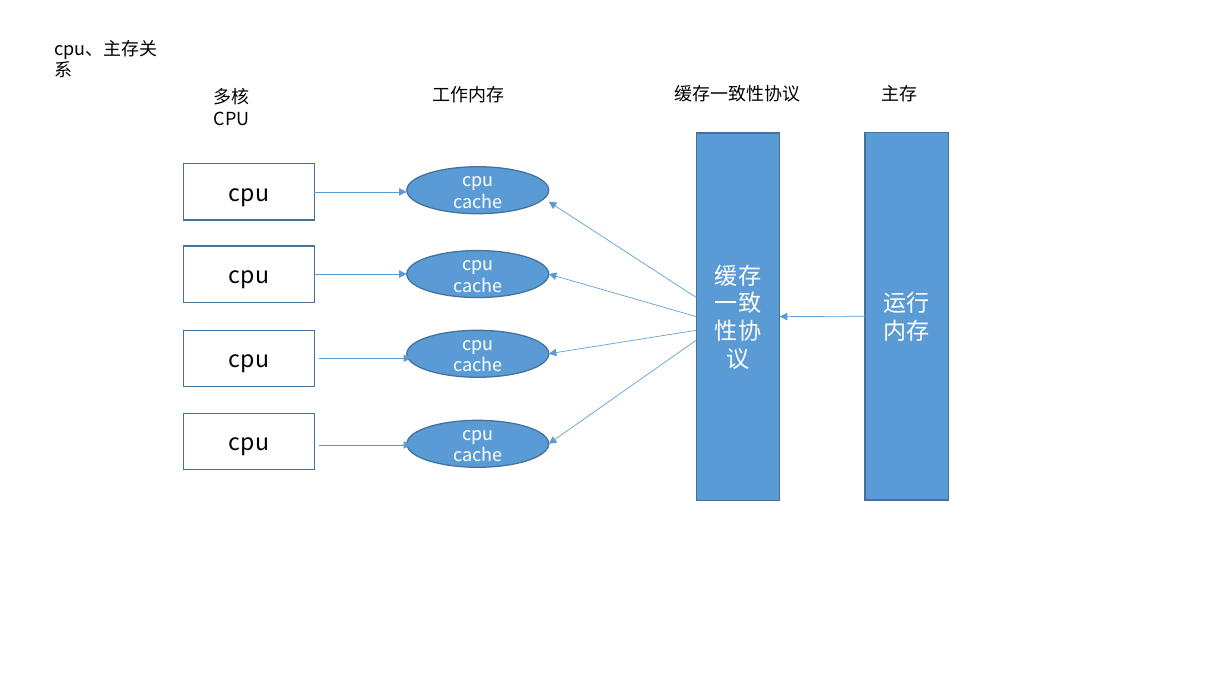
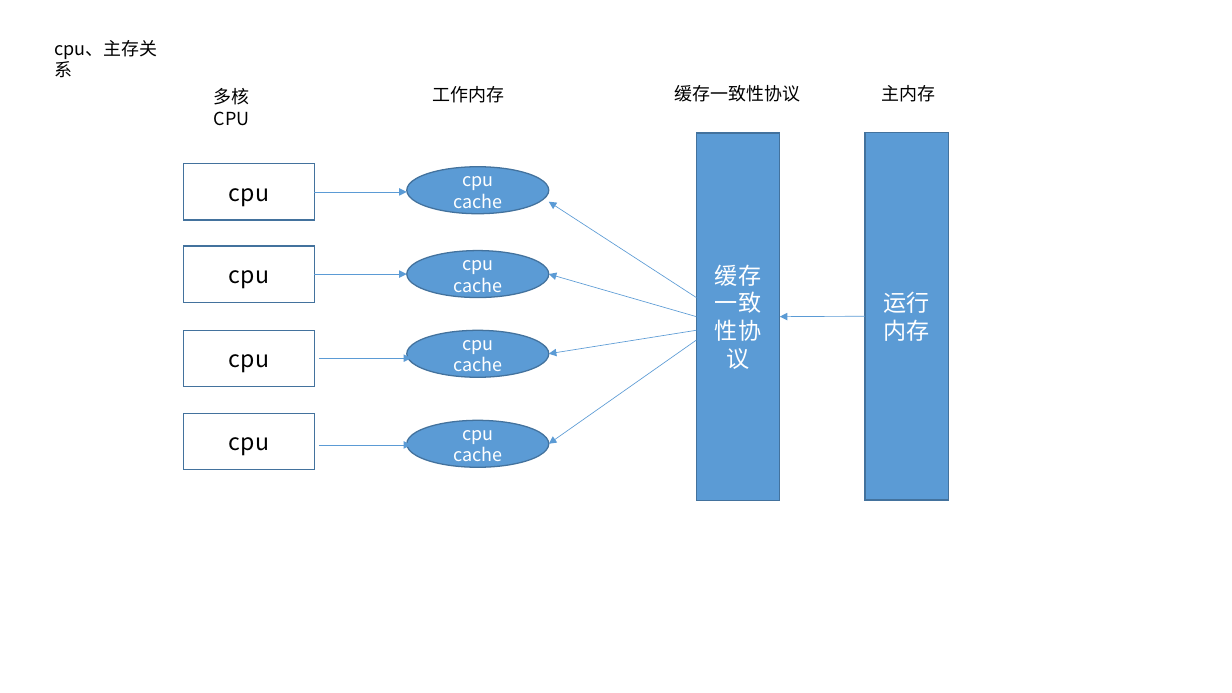
Before and after one commit to dengboyu/future, a slide deck: slide 5 of doc/doc.pptx. Drawn at 1232x693 pixels with LibreOffice and Linux fonts; fonts in the diff are those of the drawing. Boxes give left, top, right and bottom in pixels: in the first picture for what was removed or moved away, otherwise in the second. Text is boxed around its words. In the diff, an @@ line names an element or a change of style, - is before the commit and + after.

```diff
--- a/doc/doc.pptx
+++ b/doc/doc.pptx
@@ text at box(881, 85, 935, 102): text changed @@
-主存
+主内存
```
Also in this commit, not shown: 2 slides added, 2 slides removed, 2 other files.
